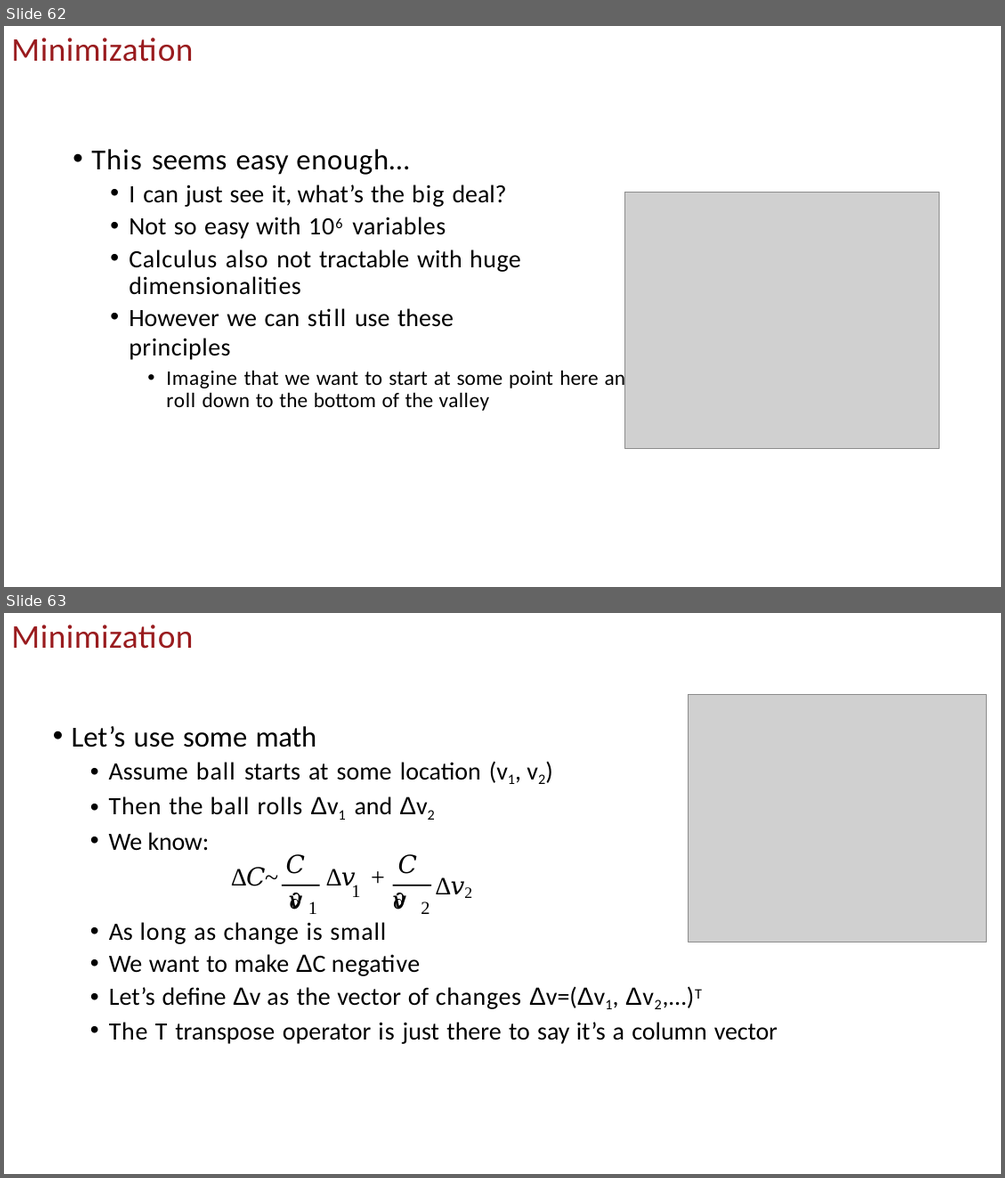
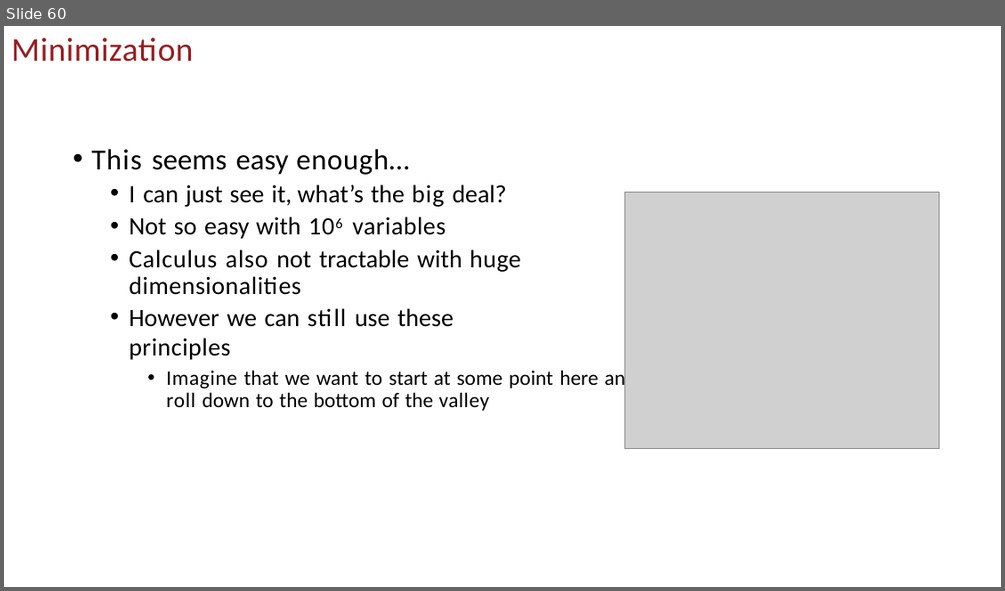
Before and after one commit to uscee105/ee105, a slide deck: assets/module-4-ml/mod-4-lecture-19-20-nn.pptx. Shown one above the other, each under a label of ours: slides 62 and 63 before the commit, slide 60 after it. The pictures are 1005x1178 and 1005x591 pixels, drawn with LibreOffice and Linux fonts; fonts in the diff are those of the drawing; grey boxes stand for pictures; background and template pictures are left out. Boxes give left, top, right and bottom in pixels: in the first picture for what was removed or moved away, otherwise in the second. Text is boxed around its words. In the diff, an @@ line names an element or a change of style, - is before the commit and + after.

```diff
--- a/assets/module-4-ml/mod-4-lecture-19-20-nn.pptx
+++ b/assets/module-4-ml/mod-4-lecture-19-20-nn.pptx
@@ slide 63 removed at box(4, 613, 1001, 1174), background #FFFFFF @@
@@ title removed at box(11, 625, 193, 649) @@
-Minimization
@@ picture removed at box(688, 695, 987, 942) @@
@@ text removed at box(72, 726, 481, 851) @@
-• Let’s use some math
-  • Assume ball starts at some location (v1, v2)
-  • Then the ball rolls Δv1 and Δv2
-  • We know:
@@ text removed at box(246, 867, 356, 909) @@
-∆𝐶~ ∆𝑣 +
-𝜕𝑣
@@ text removed at box(286, 854, 417, 874) @@
-𝜕𝐶 𝜕𝐶
@@ text removed at box(432, 867, 477, 899) @@
-∆𝑣2
@@ freeform shape removed at box(282, 884, 320, 886) @@
@@ text removed at box(308, 901, 429, 914) @@
-1 2
@@ text removed at box(351, 884, 360, 897) @@
-1
@@ text removed at box(392, 892, 406, 909) @@
-𝜕𝑣
@@ freeform shape removed at box(393, 884, 432, 886) @@
@@ text removed at box(109, 922, 777, 1044) @@
-• As long as change is small
-• We want to make ΔC negative
-• Let’s define Δv as the vector of changes Δv=(Δv1, Δv2,…)T
-• The T transpose operator is just there to say it’s a column vector
@@ what was slide 62 is now slide 60 @@
```
Also in this commit, not shown: 4 slides changed, 2 slides added, 6 other slides removed, 2 other files.
